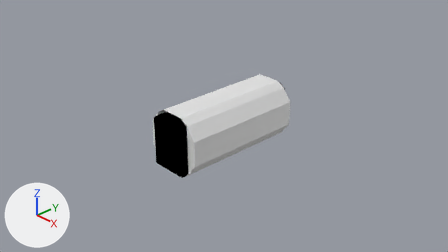
One commit to the Blender file Models/MMSEV/base_crewTube2_IVA.blend: the scene before it, then after it.
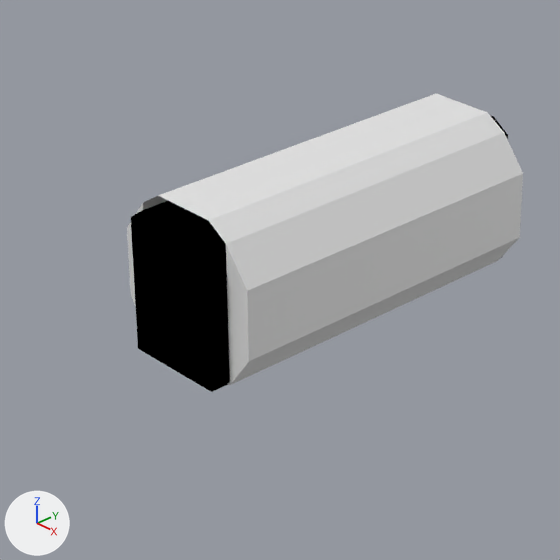
Old and new are each drawn from the file's camera 'Camera' and again close up on the part from 24% to 68% of the width and 17% to 94% of the height. The axes (+X, +Y, +Z) are drawn at lower left. The lights are the same throughout.

The first close-up shows 'cutout', 'shellCollider'.
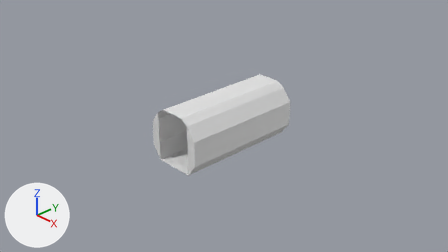
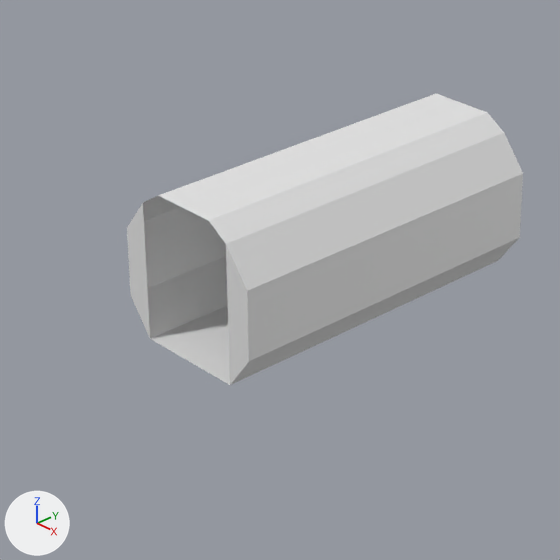
Commit message: fix planetside crew tube cutouts

Changed parts and their boxes [x1, y1, x2, y2] in the close-ups (560 x 560 px):
'cutout', deleted: before [131, 115, 508, 392]

Diff of the bpy script that builds the scene:
```diff
--- a/Models/MMSEV/base_crewTube2_IVA.blend.py
+++ b/Models/MMSEV/base_crewTube2_IVA.blend.py
@@ ob_cutout @@
-ob_cutout = bpy.data.objects.new('cutout', me_cutout)
-ob_cutout.parent = ob_freeiva_tube2
-ob_cutout.location = (0.0, 0.0, 0.0)
-ob_cutout.scale = (1.0, 2.08, 1.0)
```
